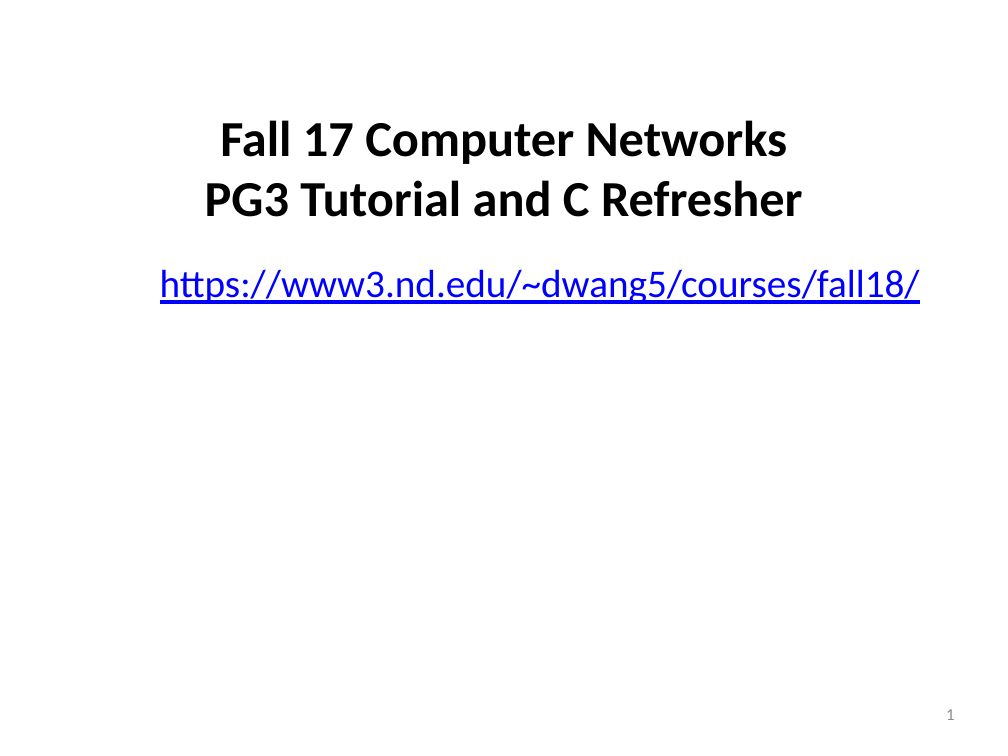
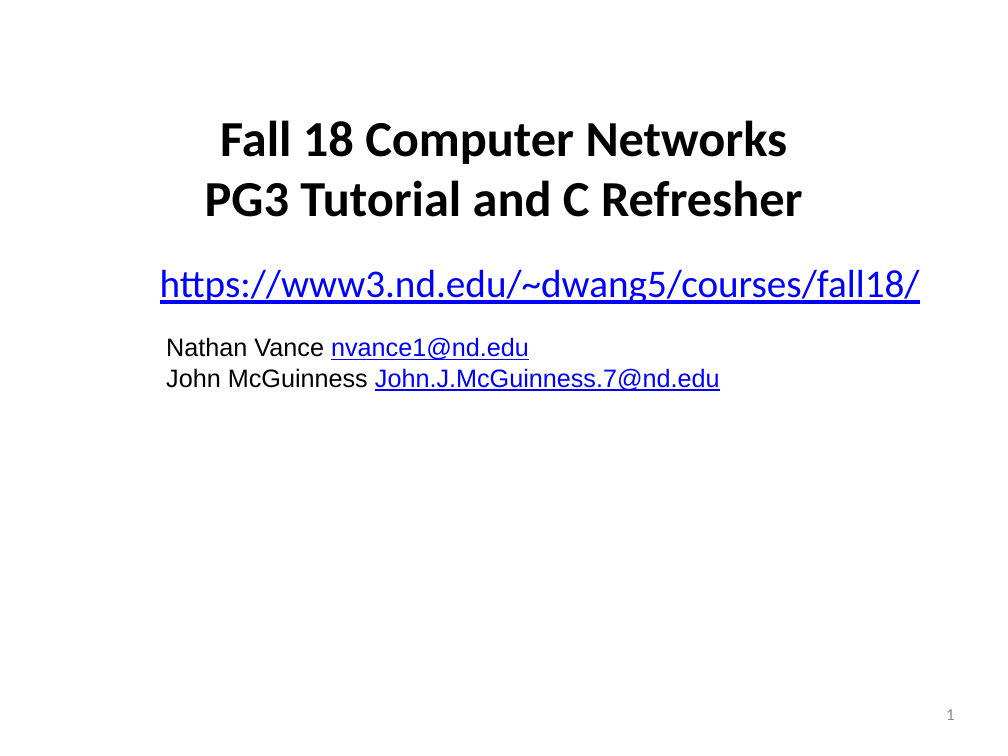
Before and after one commit to NathanRVance/pg3_tutorial, a slide deck: slide 1 of Tutorial 2_PG4.pptx. Drawn at 1008x756 pixels with LibreOffice and Linux fonts; fonts in the diff are those of the drawing. Boxes give left, top, right and bottom in pixels: in the first picture for what was removed or moved away, otherwise in the second. Text is boxed around its words. In the diff, an @@ line names an element or a change of style, - is before the commit and + after.

```diff
--- a/Tutorial 2_PG4.pptx
+++ b/Tutorial 2_PG4.pptx
@@ text at (220, 120, 788, 164): text changed @@
-Fall 17 Computer Networks
+Fall 18 Computer Networks
@@ text added at (166, 337, 720, 391), 18 pt, text #0000FF, underline @@
+Nathan Vance nvance1@nd.edu
+John McGuinness John.J.McGuinness.7@nd.edu
```
Also in this commit, not shown: 17 other slides changed, 3 slides added, 1 slide removed.
